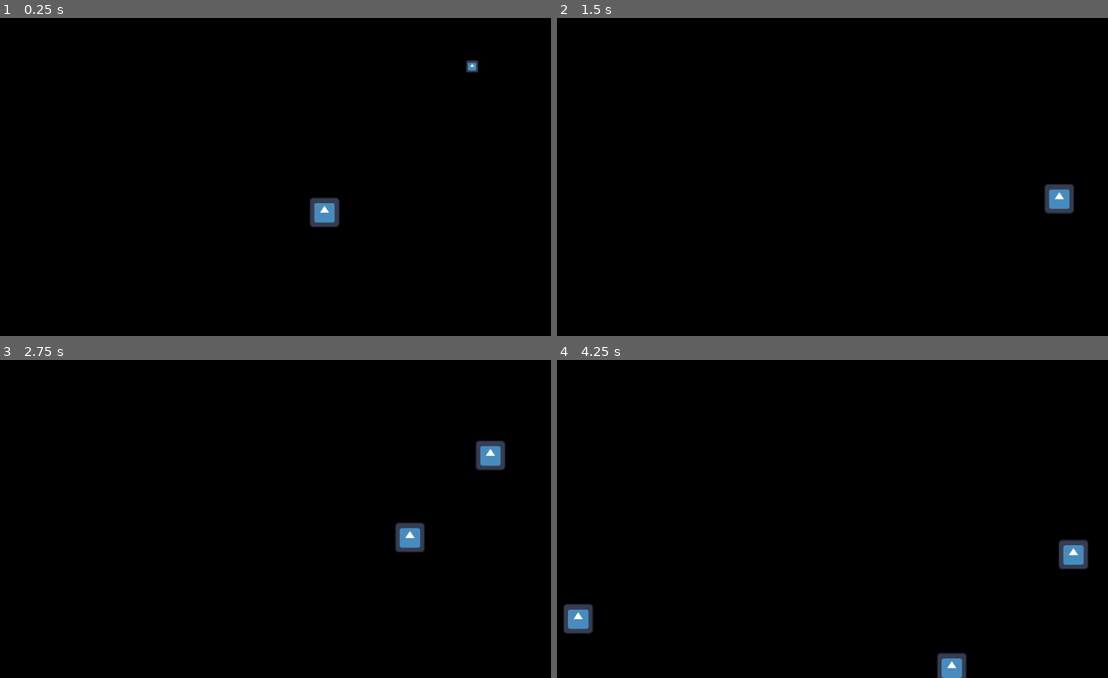
Above: before the commit, frames 1-4 (two rows, left to right).
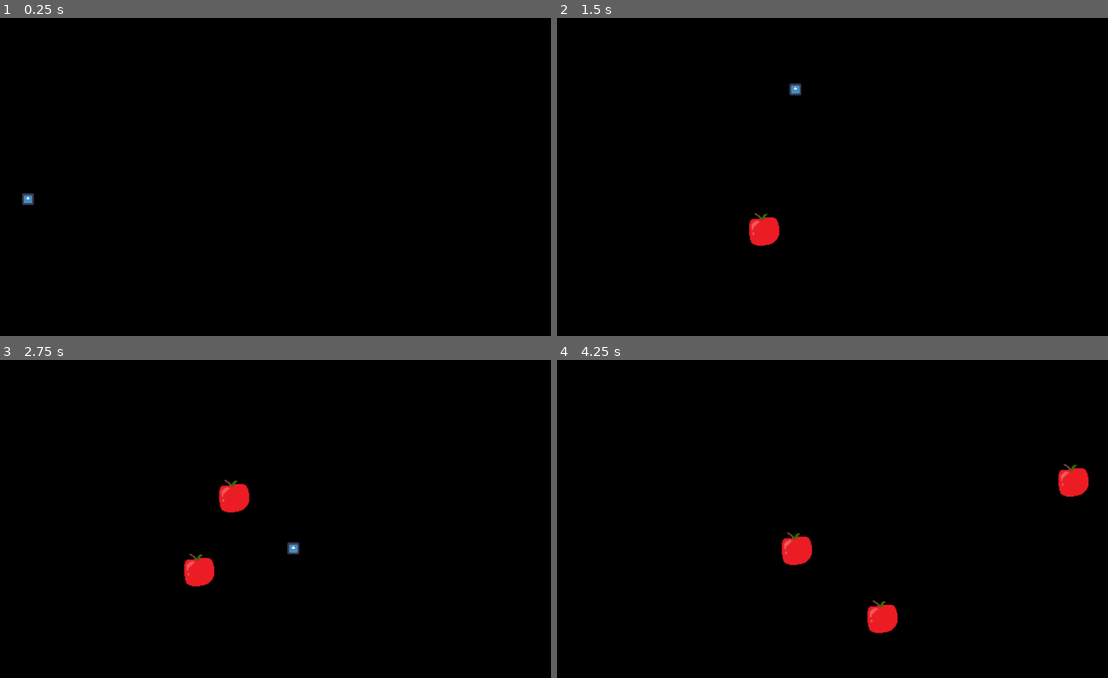
Above: after the commit, the same moments.

Repository: Kurooco/HonorsProject
Game: Godot game, scene res://globals/level_handler.tscn
Same seed, same stepped clock (60 frames per second), same inputs: the game is played once before the commit and once after it. Before the commit the project starts from res://scenes/levels/level_1.tscn. The engine's default icon, where the game draws it, is replaced by a stand-in: a white triangle on a blue panel in a dark square.
Inputs:
- Up to frame 1 (0.25 s): no input
- Up to frame 2 (1.5 s): hold Right (right) from 0.53 s (still down); tap Up (jump) at 0.6, 0.77, 1.07, 1.35 s
- Up to frame 3 (2.75 s): tap Up (jump) at 1.52, 1.82, 2.1 s; release Right (right) at 2.03 s; hold Left (left) from 2.03 s (still down)
- Up to frame 4 (4.25 s): release Left (left) at 2.78 s; hold Right (right) from 2.78 s (still down); tap Up (jump) at 2.85, 3.02, 3.32, 3.6, 3.77, 4.07 s

The runs differ from the first frame. In frame 1, 0.7% of the frame differs, in the area x 3-87%, y 13-66%; in frame 2, 1.0%; in frame 3, 2.0%; in frame 4, 2.8%, in the area x 1-97%, y 32-100%.

Commit message:
made point system, added level handler

Diff:
--- /dev/null
+++ b/globals/Autoload.gd
@@ -0,0 +1,3 @@
+extends Node
+
+var points = 0
--- /dev/null
+++ b/globals/level_handler.gd
@@ -0,0 +1,16 @@
+extends Node
+
+var current_level = null
+@export var opening_scene : PackedScene
+
+# Called when the node enters the scene tree for the first time.
+func _ready():
+	set_level(opening_scene.resource_path)
+
+
+func set_level(path: String):
+	if(is_instance_valid(current_level)):
+		remove_child(current_level)
+		current_level.queue_free()
+	var new_level = load(path).instantiate()
+	add_child(new_level)
--- /dev/null
+++ b/globals/level_handler.tscn
@@ -0,0 +1,8 @@
+[gd_scene load_steps=3 format=3 uid="uid://jip4wup8hkl7"]
+
+[ext_resource type="Script" uid="uid://d2mcprb77tpp2" path="res://globals/level_handler.gd" id="1_2e1au"]
+[ext_resource type="PackedScene" uid="uid://ctkfbpows8frn" path="res://scenes/levels/level_1.tscn" id="2_71i82"]
+
+[node name="LevelHandler" type="Node"]
+script = ExtResource("1_2e1au")
+opening_scene = ExtResource("2_71i82")
--- a/project.godot
+++ b/project.godot
@@ -11,9 +11,13 @@
 [application]
 
 config/name="HonorsProject"
-run/main_scene="uid://ctkfbpows8frn"
+run/main_scene="uid://jip4wup8hkl7"
 config/features=PackedStringArray("4.4", "GL Compatibility")
 config/icon="res://art/icon.svg"
+
+[autoload]
+
+Autoload="*res://globals/Autoload.gd"
 
 [input]
 
--- a/scenes/level_objects/assist/food.gd
+++ b/scenes/level_objects/assist/food.gd
@@ -4,12 +4,21 @@
 const GRAVITY = 500
 
 var velocity : Vector2
+var birth_y : float
 
+func _ready():
+	birth_y = position.y
 
 func _process(delta):
 	velocity.y += delta*GRAVITY
 	position += velocity*delta
+	if(position.y > birth_y):
+		queue_free()
 
 func jump_on():
 	velocity.y = 700
 	set_deferred("monitorable", false)
+	"""var pa = load("res://scenes/ui/point_awarder.tscn").instantiate()
+	pa.global_position = global_position
+	get_tree().current_scene.add_child(pa)
+	pa.award_points(10)"""
--- a/scenes/level_objects/assist/food.tscn
+++ b/scenes/level_objects/assist/food.tscn
@@ -1,7 +1,7 @@
 [gd_scene load_steps=4 format=3 uid="uid://ct0ogc4qicje4"]
 
 [ext_resource type="Script" uid="uid://brl54pqvga73l" path="res://scenes/level_objects/assist/food.gd" id="1_1otte"]
-[ext_resource type="Texture2D" uid="uid://bc4d1grhqpqah" path="res://art/icon.svg" id="1_527m6"]
+[ext_resource type="Texture2D" uid="uid://cui2wmmtxqnv5" path="res://art/apple.png" id="2_1otte"]
 
 [sub_resource type="RectangleShape2D" id="RectangleShape2D_jswwm"]
 size = Vector2(61, 63)
@@ -14,6 +14,6 @@
 shape = SubResource("RectangleShape2D_jswwm")
 
 [node name="Sprite2D" type="Sprite2D" parent="."]
-position = Vector2(-1, -1)
-scale = Vector2(0.460938, 0.460938)
-texture = ExtResource("1_527m6")
+position = Vector2(-7, -3)
+scale = Vector2(1.66, 1.66)
+texture = ExtResource("2_1otte")
--- /dev/null
+++ b/scenes/levels/level_1.gd
@@ -0,0 +1,8 @@
+extends Node2D
+
+const CAMERA_SPEED = 20
+
+
+func _process(delta):
+	pass
+	#$Camera2D.position.x += delta * CAMERA_SPEED
--- a/scenes/levels/level_1.tscn
+++ b/scenes/levels/level_1.tscn
@@ -1,22 +1,24 @@
-[gd_scene load_steps=6 format=3 uid="uid://ctkfbpows8frn"]
+[gd_scene load_steps=7 format=3 uid="uid://ctkfbpows8frn"]
 
 [ext_resource type="PackedScene" uid="uid://bkj34yi74b4m7" path="res://scenes/player/player.tscn" id="1_ksju7"]
+[ext_resource type="Script" uid="uid://bue5n6qihlk4c" path="res://scenes/levels/level_1.gd" id="1_x42e6"]
 [ext_resource type="PackedScene" uid="uid://ct0ogc4qicje4" path="res://scenes/level_objects/assist/food.tscn" id="2_6iamk"]
 [ext_resource type="PackedScene" uid="uid://c64x5ruyxsgfq" path="res://scenes/level_objects/assist/food_spawner.tscn" id="3_nsrm0"]
 
 [sub_resource type="RectangleShape2D" id="RectangleShape2D_ksju7"]
-size = Vector2(112.5, 15)
+size = Vector2(199.25, 307.5)
 
 [sub_resource type="Curve2D" id="Curve2D_nsrm0"]
 _data = {
-"points": PackedVector2Array(0, 0, 0, 0, -655.08, 273.437, 0, 0, 0, 0, 482.92, 276.437)
+"points": PackedVector2Array(0, 0, 0, 0, -655.08, 273.437, 0, 0, 0, 0, 500, 273.437)
 }
 point_count = 2
 
 [node name="Level1" type="Node2D"]
+script = ExtResource("1_x42e6")
 
 [node name="Player" parent="." instance=ExtResource("1_ksju7")]
-position = Vector2(375.147, -239.941)
+position = Vector2(-506, 17)
 
 [node name="Camera2D" type="Camera2D" parent="."]
 
@@ -24,7 +26,7 @@
 position = Vector2(268, -177)
 
 [node name="CollisionShape2D" type="CollisionShape2D" parent="StaticBody2D"]
-position = Vector2(104.294, -17.291)
+position = Vector2(-762.625, 394.25)
 shape = SubResource("RectangleShape2D_ksju7")
 
 [node name="Food" parent="." instance=ExtResource("2_6iamk")]
--- a/scenes/player/player.gd
+++ b/scenes/player/player.gd
@@ -7,18 +7,24 @@
 const BOUNCE_VELOCITY = -400
 
 var jump_velocity = MAX_JUMP_VELOCITY
+var consecutive_bounces = 0
 
 func _physics_process(delta):
 	# Add the gravity.
 	if not is_on_floor():
 		velocity += get_gravity() * delta
+	var relative_position = position - get_viewport().get_camera_2d().position
+	if(relative_position.y < -get_viewport_rect().size.y/2):
+		velocity += get_gravity() * delta * 2
 
 	# Handle jump.
 	if(is_on_floor()):
 		jump_velocity = MAX_JUMP_VELOCITY
+		consecutive_bounces = 0
 	if(Input.is_action_just_pressed("jump") && jump_velocity <= 0):
 		velocity.y = jump_velocity
 		jump_velocity += JUMP_VELOCITY_DECLINE
+		consecutive_bounces = 0
 
 	# Move left and right
 	var direction = Input.get_axis("left", "right")
@@ -34,3 +40,5 @@
 		velocity.y = MAX_JUMP_VELOCITY
 		jump_velocity = MAX_JUMP_VELOCITY
 		area.jump_on()
+		consecutive_bounces += 1
+		$PointAwarder.award_points(10*consecutive_bounces)
--- a/scenes/player/player.tscn
+++ b/scenes/player/player.tscn
@@ -1,7 +1,8 @@
-[gd_scene load_steps=5 format=3 uid="uid://bkj34yi74b4m7"]
+[gd_scene load_steps=6 format=3 uid="uid://bkj34yi74b4m7"]
 
 [ext_resource type="Texture2D" uid="uid://bc4d1grhqpqah" path="res://art/icon.svg" id="1_8afob"]
 [ext_resource type="Script" uid="uid://gsiyirsktikx" path="res://scenes/player/player.gd" id="1_dovo2"]
+[ext_resource type="PackedScene" uid="uid://b7wsoqjunvbbs" path="res://scenes/ui/point_awarder.tscn" id="3_gmlin"]
 
 [sub_resource type="RectangleShape2D" id="RectangleShape2D_dovo2"]
 
@@ -24,4 +25,6 @@
 shape = SubResource("RectangleShape2D_gmlin")
 debug_color = Color(0.979518, 0, 0.387373, 0.42)
 
+[node name="PointAwarder" parent="." instance=ExtResource("3_gmlin")]
+
 [connection signal="area_entered" from="DetectionArea" to="." method="_on_detection_area_area_entered"]
--- /dev/null
+++ b/scenes/ui/point_awarder.gd
@@ -0,0 +1,9 @@
+extends Node2D
+
+
+func award_points(amount: int) -> void:
+	Autoload.points += amount
+	var new_label : Label = load("res://scenes/ui/point_label.tscn").instantiate()
+	new_label.text = str(amount)
+	new_label.global_position = global_position
+	get_tree().current_scene.add_child(new_label)
--- /dev/null
+++ b/scenes/ui/point_awarder.tscn
@@ -0,0 +1,6 @@
+[gd_scene load_steps=2 format=3 uid="uid://b7wsoqjunvbbs"]
+
+[ext_resource type="Script" uid="uid://dc885fymf82ai" path="res://scenes/ui/point_awarder.gd" id="1_qyk43"]
+
+[node name="PointAwarder" type="Node2D"]
+script = ExtResource("1_qyk43")
--- /dev/null
+++ b/scenes/ui/point_label.gd
@@ -0,0 +1,11 @@
+extends Label
+
+var label_height = -30
+
+func _ready():
+	var label_tween = create_tween()
+	label_tween.tween_property(self, "global_position", global_position+Vector2(0, label_height), .5).set_trans(Tween.TRANS_CUBIC)
+	label_tween.parallel().tween_property(self, "modulate", Color.WHITE, .5).set_trans(Tween.TRANS_CUBIC)
+	label_tween.tween_property(self, "global_position", global_position, .5).set_delay(1).set_trans(Tween.TRANS_CUBIC)
+	label_tween.parallel().tween_property(self, "modulate", Color.TRANSPARENT, .5).set_delay(1).set_trans(Tween.TRANS_CUBIC)
+	label_tween.tween_callback(self.queue_free)
--- /dev/null
+++ b/scenes/ui/point_label.tscn
@@ -0,0 +1,17 @@
+[gd_scene load_steps=3 format=3 uid="uid://btf44d5r2jngl"]
+
+[ext_resource type="Script" uid="uid://b8ufgyn2au3qw" path="res://scenes/ui/point_label.gd" id="1_ha27k"]
+
+[sub_resource type="Theme" id="Theme_t6gn5"]
+Label/colors/font_color = Color(0.945959, 0.355262, 0, 1)
+Label/colors/font_outline_color = Color(1, 1, 1, 1)
+Label/colors/font_shadow_color = Color(0, 0, 0, 0.752941)
+Label/constants/outline_size = 4
+
+[node name="PointLabel" type="Label"]
+modulate = Color(1, 1, 1, 0)
+offset_right = 40.0
+offset_bottom = 23.0
+theme = SubResource("Theme_t6gn5")
+text = "100"
+script = ExtResource("1_ha27k")
Binary file added: art/apple.png
Not shown, added: art/apple.png.import
Not shown, added: globals/Autoload.gd.uid
Not shown, added: globals/level_handler.gd.uid
Not shown, added: scenes/levels/level_1.gd.uid
Not shown, added: scenes/ui/point_awarder.gd.uid
Not shown, added: scenes/ui/point_label.gd.uid
